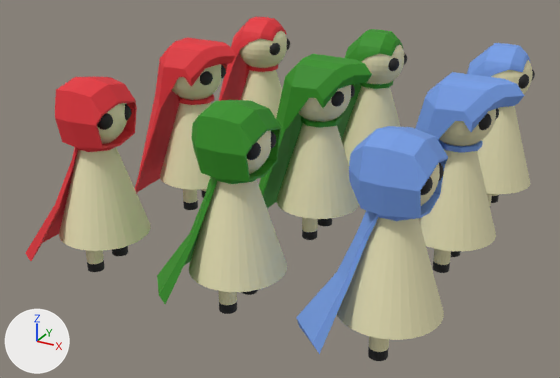
Before and after pictures for a commit that changed the FBX model Art Assets/NPC Models/NPC Clothing/Hunter Cape MKII (Head).fbx.
Rendered twice from a 50 mm camera at (22.1, -31.0, 17.3) aimed at (6.0, -1.8, 2.6). The lights are fixed; the arrows at lower left show +X, +Y and +Z. Where no turn or scale is listed for an object, it has been applied to the vertices.

The first picture shows 'Cube', 'Cube.001', 'Cube.002', 'Cube.003', 'Cube.004', 'Cube.005', 'Unequipped Human MKII', 'Unequipped Human MKII.001', 'Unequipped Human MKII.002', 'Unequipped Human MKII.003', 'Unequipped Human MKII.004', 'Unequipped Human MKII.005', 'Unequipped Human MKII.006', 'Unequipped Human MKII.007', 'Unequipped Human MKII.008'.
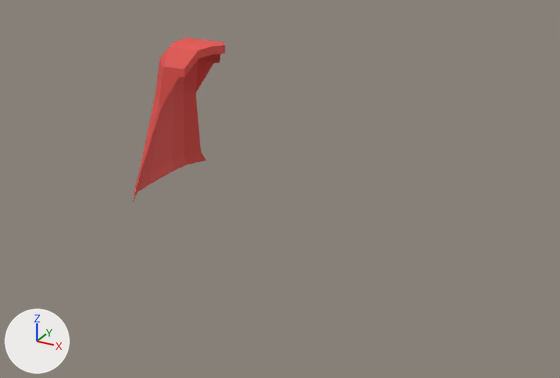
Commit message: Uploaded new capes
Overiding the last file that had all 9 capes on it, this simply uploades the three final capes we are going to be using on the NPC's

Pixel boxes (x1, y1, x2, y2) of what changed, in the pictures (560 x 378 px):
'Unequipped Human MKII.008', deleted
    before: (337, 163, 444, 361)
'Cube.005', deleted
    before: (296, 126, 448, 354)
'Unequipped Human MKII.003', deleted
    before: (189, 130, 287, 314)
'Unequipped Human MKII.002', deleted
    before: (59, 103, 151, 272)
'Cube', reshaped (9% narrower)
    before: (135, 38, 236, 193)
    after: (133, 38, 225, 202)
'Unequipped Human MKII.005', deleted
    before: (277, 84, 359, 240)
'Cube.002', deleted
    before: (157, 100, 281, 304)
'Unequipped Human MKII.006', deleted
    before: (419, 108, 499, 273)
'Cube.001', deleted (red)
    before: (25, 77, 137, 261)
'Unequipped Human MKII.007', deleted
    before: (467, 43, 535, 206)
'Cube.003', deleted
    before: (259, 54, 372, 209)
'Unequipped Human MKII.004', deleted
    before: (337, 29, 407, 164)
'Unequipped Human MKII.001', deleted
    before: (219, 16, 290, 118)
'Cube.004', deleted
    before: (415, 72, 524, 153)
'Unequipped Human MKII', deleted
    before: (160, 64, 226, 210)
part 1 of me_cube_004, deleted
    before: (178, 94, 214, 105)
part 2 of me_cube_004, cut back
    before: (166, 38, 236, 87)
    after: (166, 38, 225, 76)
part 3 of me_cube_004, recoloured
    before: (135, 38, 187, 193)
    after: (133, 38, 221, 202)

Diff of the bpy script that builds the scene:
```diff
--- a/Art Assets/NPC Models/NPC Clothing/Hunter Cape MKII (Head).fbx.py
+++ b/Art Assets/NPC Models/NPC Clothing/Hunter Cape MKII (Head).fbx.py
@@ mat_red_hunter_cape_mkii @@
+mat_red_hunter_cape_mkii = principled_material('Red Hunter Cape MKII')
+mat_red_hunter_cape_mkii.base_color = (0.8, 0.0861, 0.074)  # red #e7534d
+mat_red_hunter_cape_mkii.roughness = 0.69
@@ me_cube_004 @@
 # used by ob_cube; location = (0.12, 0.0, 8.67)
-me_cube_004.from_pydata(...)  # 122 vertices, 122 faces; spans x -2.68..2.49, y -3.32..3.32, z -7.81..-0.04
+me_cube_004.from_pydata(...)  # 92 vertices, 98 faces; spans x -2.68..1.89, y -3.32..3.32, z -7.81..-0.04
+# me_cube_004 part 1: the loose piece of 16 vertices spanning x -0.83..0.95, y -0.89..0.89, z -3.01..-2.8 is deleted
+# me_cube_004 part 2
+# 14 vertices are removed from x 0.88..2.49, y -1.53..1.53, z -1.86..-0.48
+# 20 faces are deleted
+# 5 vertices move from x 1.2..2.13, y -1.0..1.0, z -0.19..-0.04 to x 1.0..1.89, y -1.0..1.0, z -0.19..-0.04
+# 6 new faces join them
+# me_cube_004 part 3: 92 faces spanning x -2.68..1.89, y -3.32..3.32, z -7.81..-0.04 switch from mat_hunter_cape_red (red #e7313a) to mat_red_hunter_cape_mkii (red #e7534d)
@@ ob_cube_003 @@
-ob_cube_003 = bpy.data.objects.new('Cube.003', me_cube_002)
-ob_cube_003.location = (7.12, 0.0, 8.67)
@@ ob_unequipped_human_mkii_007 @@
-ob_unequipped_human_mkii_007 = bpy.data.objects.new('Unequipped Human MKII.007', me_cone_007)
-ob_unequipped_human_mkii_007.location = (13.7, 6.82, 4.1)
@@ ob_unequipped_human_mkii_002 @@
-ob_unequipped_human_mkii_002 = bpy.data.objects.new('Unequipped Human MKII.002', me_cone_002)
-ob_unequipped_human_mkii_002.location = (0.12, -7.4, 4.1)
@@ ob_cube_005 @@
-ob_cube_005 = bpy.data.objects.new('Cube.005', me_cube_005)
-ob_cube_005.location = (13.7, -7.4, 8.67)
@@ ob_unequipped_human_mkii_005 @@
-ob_unequipped_human_mkii_005 = bpy.data.objects.new('Unequipped Human MKII.005', me_cone_005)
-ob_unequipped_human_mkii_005.location = (7.12, 0.0, 4.1)
@@ ob_unequipped_human_mkii_001 @@
-ob_unequipped_human_mkii_001 = bpy.data.objects.new('Unequipped Human MKII.001', me_cone_001)
-ob_unequipped_human_mkii_001.location = (0.12, 6.82, 4.1)
@@ ob_cube_001 @@
-ob_cube_001 = bpy.data.objects.new('Cube.001', me_cube_000)
-ob_cube_001.location = (0.12, -7.4, 8.67)
@@ ob_unequipped_human_mkii_008 @@
-ob_unequipped_human_mkii_008 = bpy.data.objects.new('Unequipped Human MKII.008', me_cone_008)
-ob_unequipped_human_mkii_008.location = (13.7, -7.4, 4.1)
@@ ob_unequipped_human_mkii @@
-ob_unequipped_human_mkii = bpy.data.objects.new('Unequipped Human MKII', me_cone)
-ob_unequipped_human_mkii.location = (0.12, 0.0, 4.1)
@@ ob_unequipped_human_mkii_003 @@
-ob_unequipped_human_mkii_003 = bpy.data.objects.new('Unequipped Human MKII.003', me_cone_003)
-ob_unequipped_human_mkii_003.location = (7.12, -7.4, 4.1)
@@ ob_cube_002 @@
-ob_cube_002 = bpy.data.objects.new('Cube.002', me_cube_001)
-ob_cube_002.location = (7.12, -7.4, 8.67)
@@ ob_unequipped_human_mkii_006 @@
-ob_unequipped_human_mkii_006 = bpy.data.objects.new('Unequipped Human MKII.006', me_cone_006)
-ob_unequipped_human_mkii_006.location = (13.7, 0.0, 4.1)
@@ ob_unequipped_human_mkii_004 @@
-ob_unequipped_human_mkii_004 = bpy.data.objects.new('Unequipped Human MKII.004', me_cone_004)
-ob_unequipped_human_mkii_004.location = (7.12, 6.82, 4.1)
@@ ob_cube_004 @@
-ob_cube_004 = bpy.data.objects.new('Cube.004', me_cube_003)
-ob_cube_004.location = (13.7, 0.0, 8.67)
```
